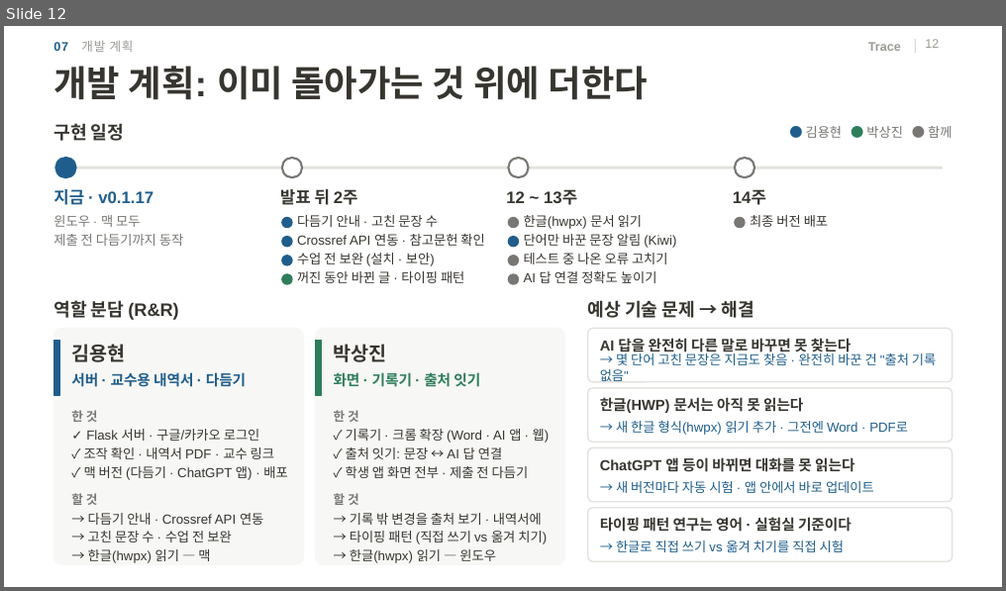
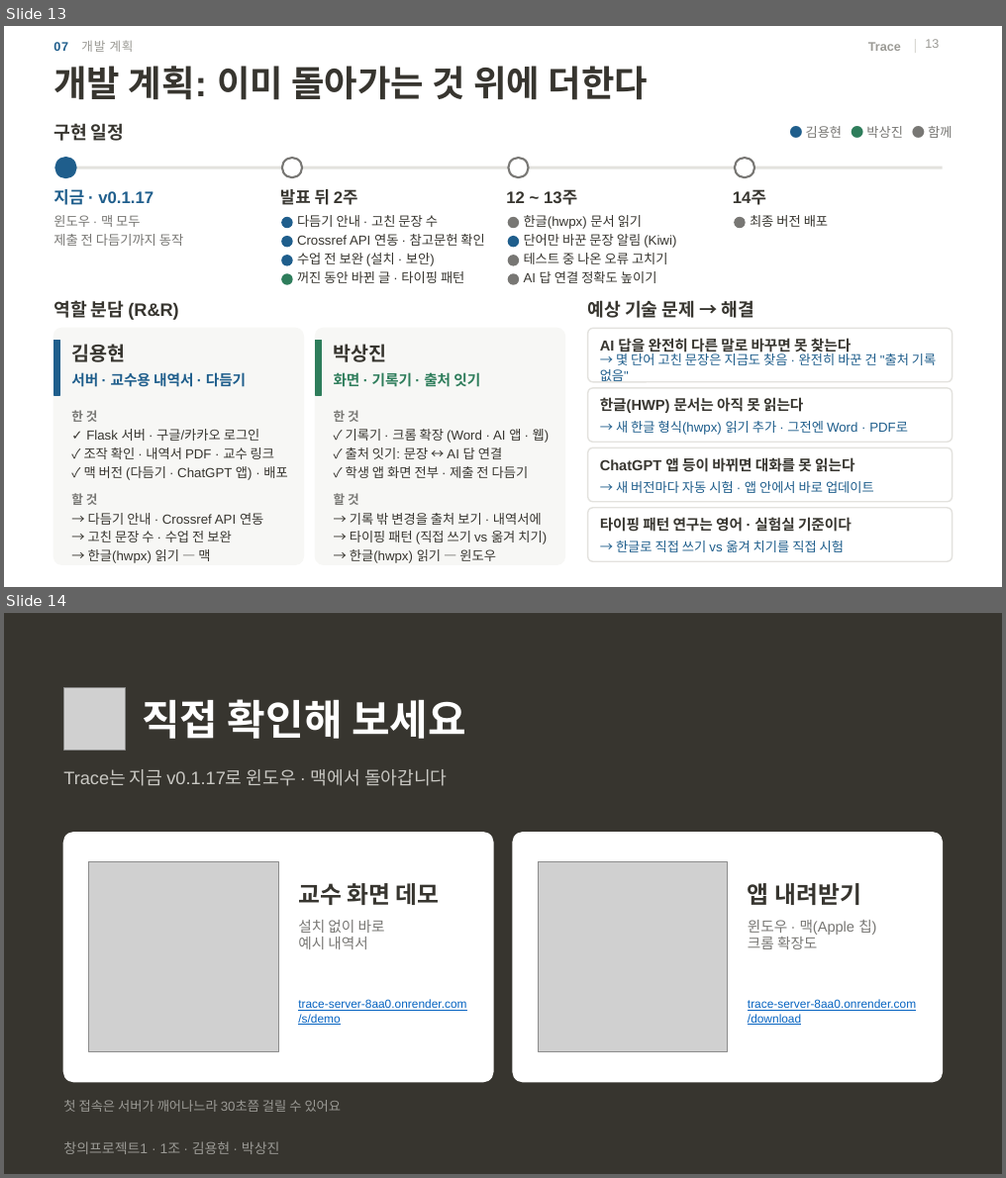
Before and after one commit to 20233014-KYH/trace, a slide deck: deck/중간발표_김용현.pptx. Shown one above the other, each under a label of ours: slide 12 before the commit, slides 13 and 14 after it. The pictures are 1006x591 and 1006x1178 pixels, drawn with LibreOffice and Linux fonts; fonts in the diff are those of the drawing; grey boxes stand for pictures; background and template pictures are left out. Boxes give left, top, right and bottom in pixels: in the first picture for what was removed or moved away, otherwise in the second. Text is boxed around its words. In the diff, an @@ line names an element or a change of style, - is before the commit and + after.

```diff
--- a/deck/중간발표_김용현.pptx
+++ b/deck/중간발표_김용현.pptx
@@ slide 14 added at (4, 613, 1002, 1174), background #37352F @@
@@ picture added at (63, 688, 126, 750) @@
@@ text added at (142, 699, 466, 739), 30 pt, text #FFFFFF, bold @@
+직접 확인해 보세요
@@ text added at (63, 769, 448, 786), 13 pt, text #C9C8C3 @@
+Trace는 지금 v0.1.17로 윈도우 · 맥에서 돌아갑니다
@@ rounded rectangle added at (63, 833, 493, 1082), fill #FFFFFF, outline #FFFFFF 1 pt @@
@@ rounded rectangle added at (513, 833, 943, 1082), fill #FFFFFF, outline #FFFFFF 1 pt @@
@@ picture added at (89, 862, 278, 1053) @@
@@ picture added at (538, 862, 728, 1053) @@
@@ text added at (298, 883, 440, 905), 17 pt, text #37352F, bold @@
+교수 화면 데모
@@ text added at (747, 883, 861, 905), 17 pt, text #37352F, bold @@
+앱 내려받기
@@ text added at (298, 920, 385, 950), 10.5 pt, text #787774 @@
+설치 없이 바로
+예시 내역서
@@ text added at (747, 920, 876, 950), 10.5 pt, text #787774 @@
+윈도우 · 맥(Apple 칩)
+크롬 확장도
@@ text added at (298, 999, 466, 1025), 8.5 pt, text #0563C1, underline @@
+trace-server-8aa0.onrender.com
+/s/demo
@@ text added at (747, 999, 916, 1025), 8.5 pt, text #0563C1, underline @@
+trace-server-8aa0.onrender.com
+/download
@@ text added at (63, 1100, 342, 1112), 9.5 pt, text #9B9A95 @@
+첫 접속은 서버가 깨어나느라 30초쯤 걸릴 수 있어요
@@ text added at (63, 1142, 280, 1155), 10 pt, text #9B9A95 @@
+창의프로젝트1 · 1조 · 김용현 · 박상진
@@ what was slide 12 is now slide 13 @@
@@ page number at (925, 39, 939, 48): text changed @@
-12
+13
```
Also in this commit, not shown: 2 slides changed, 1 other slide added, 5 other files.
